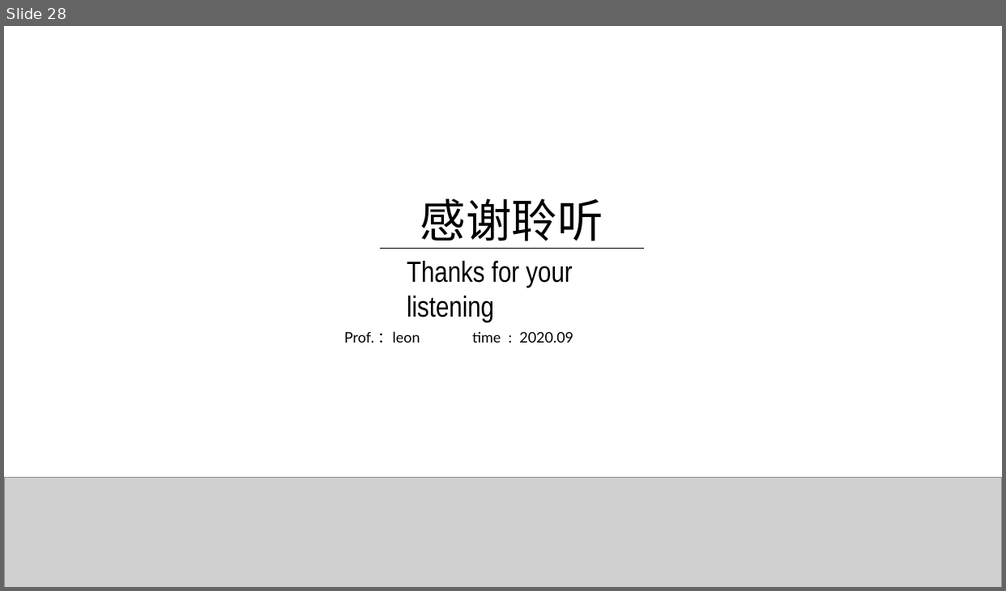
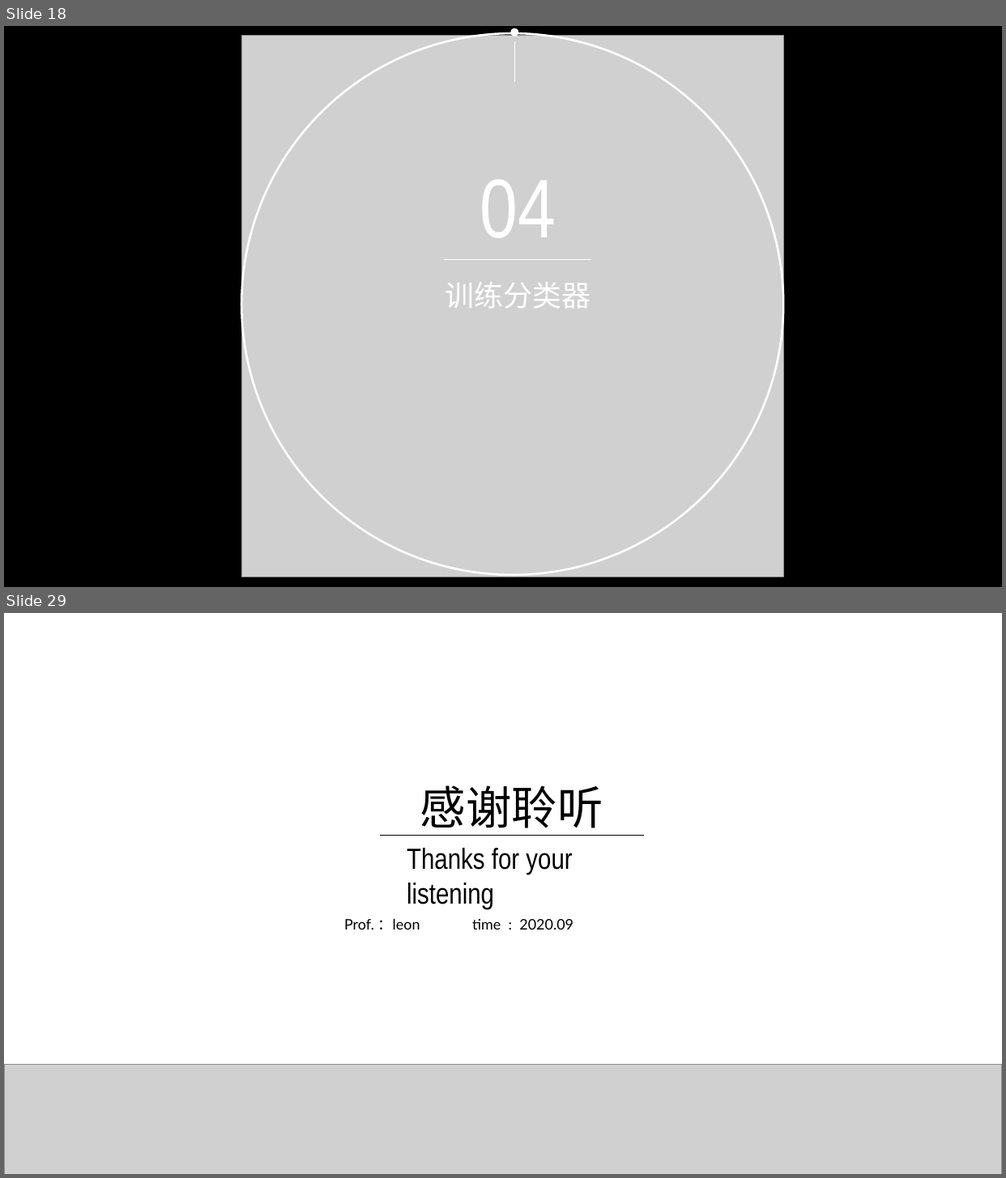
Before and after one commit to applepip/Big_Data, a slide deck: 产品大数据分析与建模/大数据分析与建模 第二讲.pptx. Shown one above the other, each under a label of ours: slide 28 before the commit, slides 18 and 29 after it; the slides between them are not shown. The pictures are 1006x591 and 1006x1178 pixels, drawn with LibreOffice and Linux fonts; fonts in the diff are those of the drawing; grey boxes stand for pictures; background and template pictures are left out. Boxes give left, top, right and bottom in pixels: in the first picture for what was removed or moved away, otherwise in the second. Text is boxed around its words. In the diff, an @@ line names an element or a change of style, - is before the commit and + after.

```diff
--- a/产品大数据分析与建模/大数据分析与建模 第二讲.pptx
+++ b/产品大数据分析与建模/大数据分析与建模 第二讲.pptx
@@ slide 18 added at (4, 26, 1002, 587), background #000000 @@
@@ picture added at (241, 36, 783, 577) @@
@@ ellipse added at (241, 33, 783, 575), outline #FFFFFF 2 pt @@
@@ ellipse added at (512, 29, 518, 35), fill #FFFFFF, outline #FFFFFF 2 pt @@
@@ line added from (514, 41) to (514, 82), #FFFFFF 0.75 pt @@
@@ text added at (479, 180, 556, 238), 80 pt, text #FFFFFF @@
+04
@@ line added from (444, 259) to (592, 259), #FFFFFF 0.75 pt @@
@@ text added at (445, 282, 590, 309), 28 pt, text #FFFFFF @@
+训练分类器
@@ what was slide 28 is now slide 29 @@
```
Also in this commit, not shown: 1 slide changed, 25 other slides added, 25 slides removed, 2 other files.
